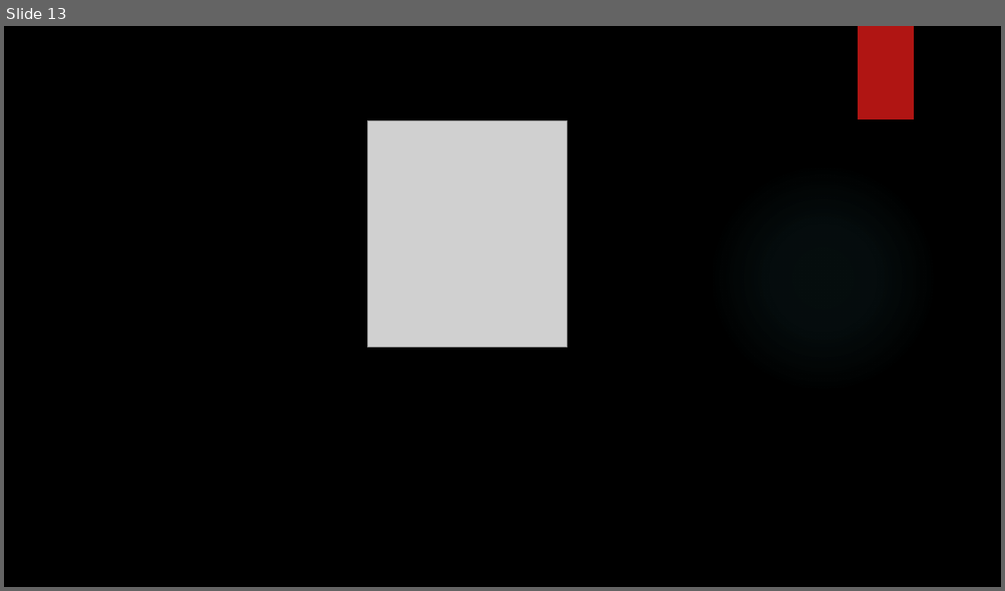
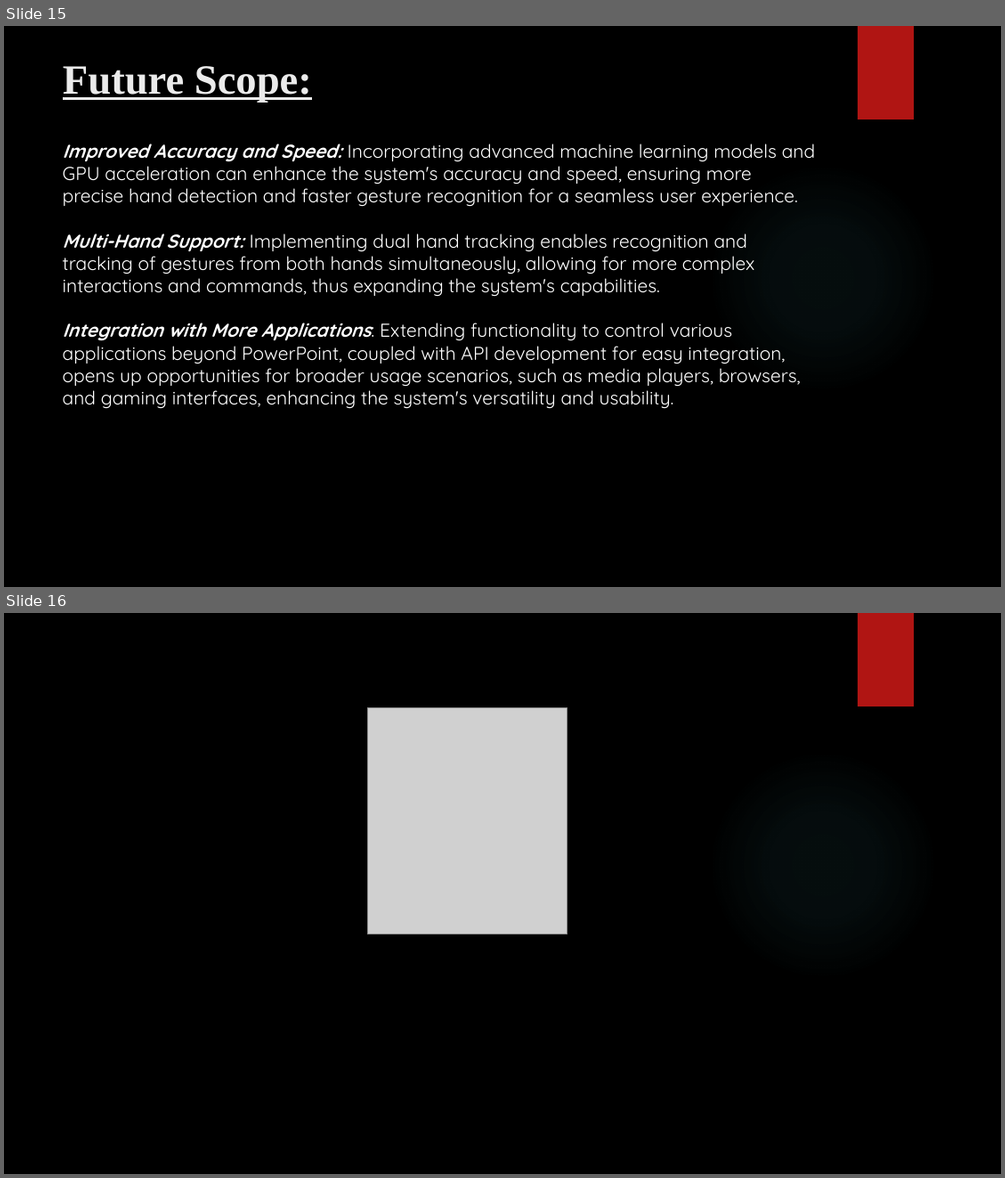
Before and after one commit to thatsabhishek/Gesture-Control-System, a slide deck: Gesture Control System.pptx. Shown one above the other, each under a label of ours: slide 13 before the commit, slides 15 and 16 after it. The pictures are 1005x591 and 1005x1178 pixels, drawn with LibreOffice and Linux fonts; fonts in the diff are those of the drawing; grey boxes stand for pictures; background and template pictures are left out. Boxes give left, top, right and bottom in pixels: in the first picture for what was removed or moved away, otherwise in the second. Text is boxed around its words. In the diff, an @@ line names an element or a change of style, - is before the commit and + after.

```diff
--- a/Gesture Control System.pptx
+++ b/Gesture Control System.pptx
@@ slide 15 added at (4, 26, 1001, 587), background picture (left out); not listed: 2 template elements that a slide beside it also shows @@
@@ title added at (63, 66, 312, 103), 40 pt, text #EBEBEB, bold, underline @@
+Future Scope:
@@ text added at (63, 143, 815, 409), 18 pt, text #FFFFFF @@
+Improved Accuracy and Speed: Incorporating advanced machine learning models and GPU acceleration can enhance the system's accuracy and speed, ensuring more precise hand detection and faster gesture recognition for a seamless user experience.
+Multi-Hand Support: Implementing dual hand tracking enables recognition and tracking of gestures from both hands simultaneously, allowing for more complex interactions and commands, thus expanding the system's capabilities.
+Integration with More Applications: Extending functionality to control various applications beyond PowerPoint, coupled with API development for easy integration, opens up opportunities for broader usage scenarios, such as media players, browsers, and gaming interfaces, enhancing the system's versatility and usability.
@@ what was slide 13 is now slide 16 @@
```
Also in this commit, not shown: 2 slides changed, 12 other slides added, 10 slides removed.
